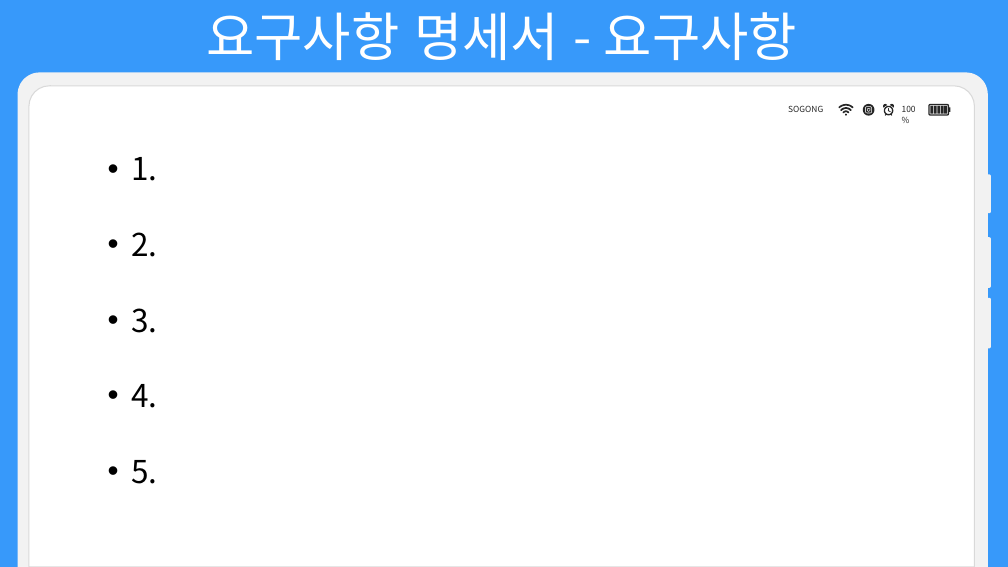
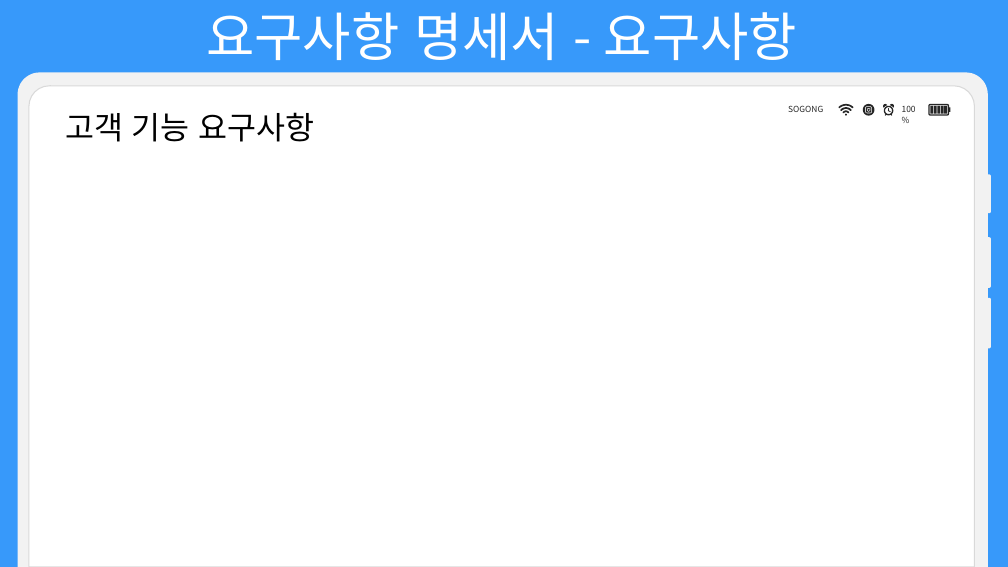
Before and after one commit to choign3123/SE_7, a slide deck: slide 17 of 발표/소프트웨어공학 발표.pptx (slide 16 before the commit). Drawn at 1008x567 pixels with LibreOffice and Linux fonts; fonts in the diff are those of the drawing. Boxes give left, top, right and bottom in pixels: in the first picture for what was removed or moved away, otherwise in the second. Text is boxed around its words. In the diff, an @@ line names an element or a change of style, - is before the commit and + after.

Commit message:
ppt 요구사항 수정

```diff
--- a/발표/소프트웨어공학 발표.pptx
+++ b/발표/소프트웨어공학 발표.pptx
@@ text added at (x1=65, y1=112, x2=315, y2=142), 30 pt, text #000000 @@
+고객 기능 요구사항
@@ text removed at (x1=131, y1=157, x2=157, y2=484) @@
-• 1.
-• 2.
-• 3.
-• 4.
-• 5.
```
Also in this commit, not shown: 18 other slides changed, 21 slides added, 1 other file.
